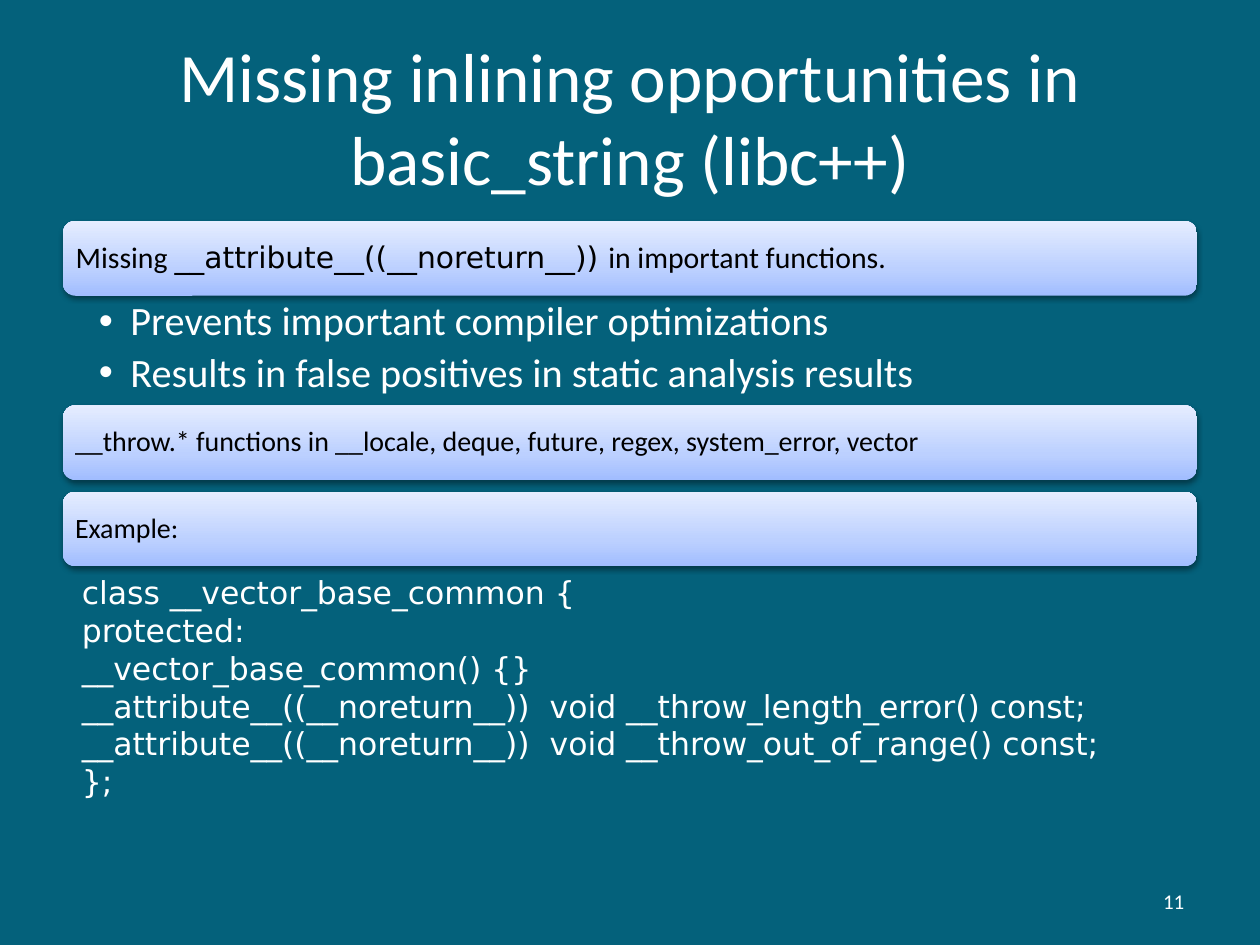
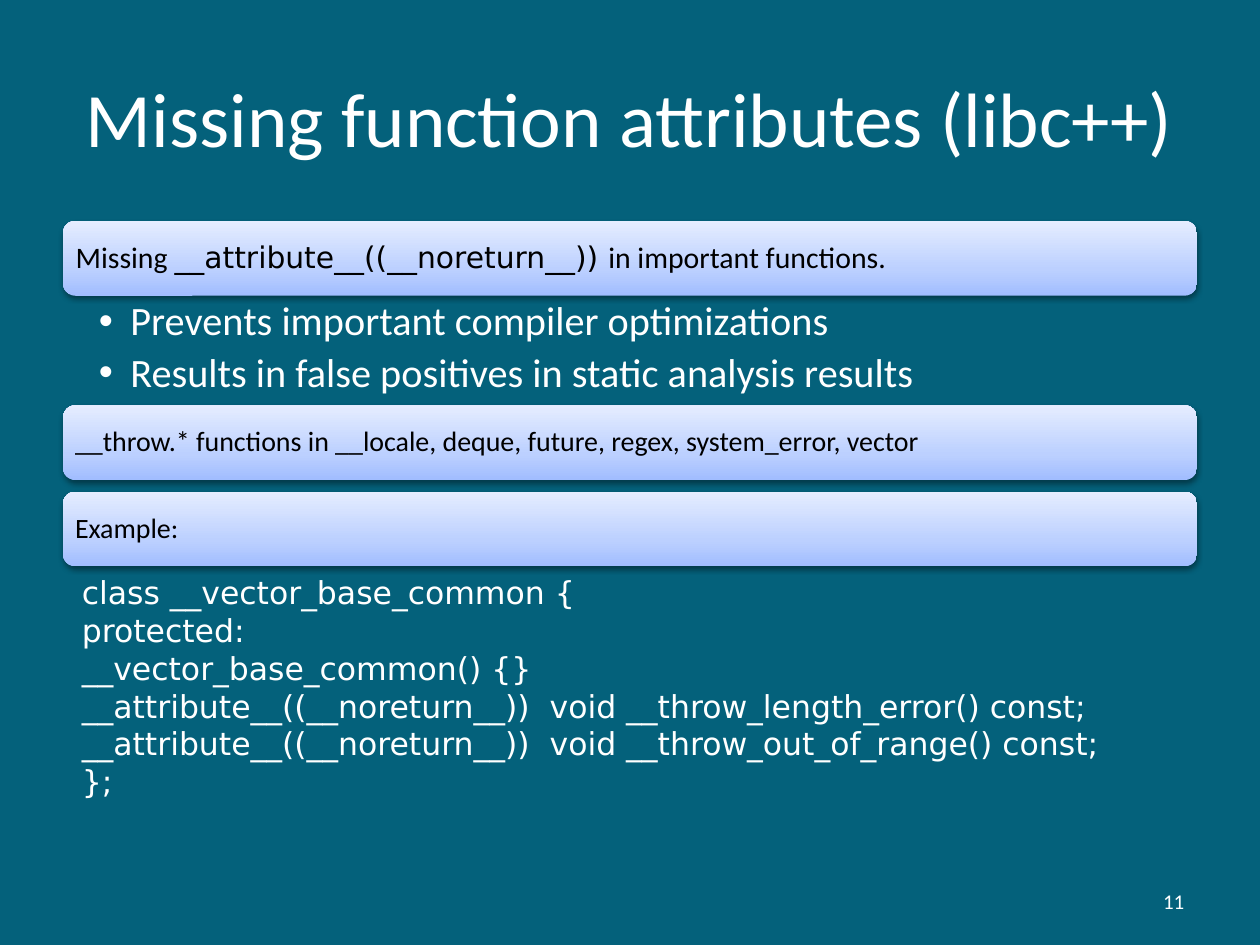
Before and after one commit to hiraditya/std-benchmark, a slide deck: slide 11 of docs/slides/slide-acm-2021-DAC-2017.pptx. Drawn at 1260x945 pixels with LibreOffice and Linux fonts; fonts in the diff are those of the drawing. Boxes give left, top, right and bottom in pixels: in the first picture for what was removed or moved away, otherwise in the second. Text is boxed around its words. In the diff, an @@ line names an element or a change of style, - is before the commit and + after.

```diff
--- a/docs/slides/slide-acm-2021-DAC-2017.pptx
+++ b/docs/slides/slide-acm-2021-DAC-2017.pptx
@@ title at box(86, 91, 1172, 161): text changed; size 39.6 to 44 pt @@
-Missing inlining opportunities in basic_string (libc++)
+Missing function attributes (libc++)
```
Also in this commit, not shown: 13 other slides changed.
